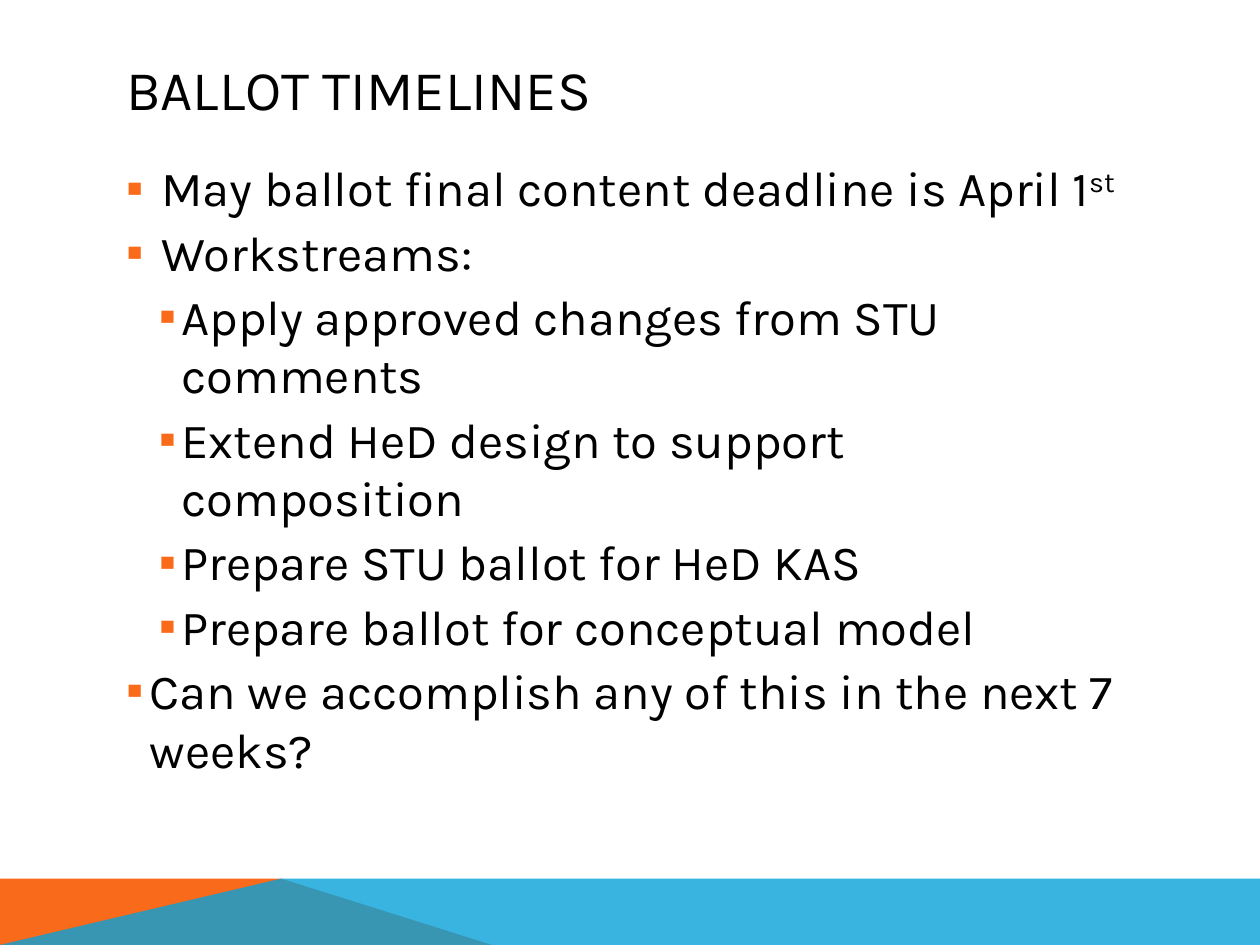
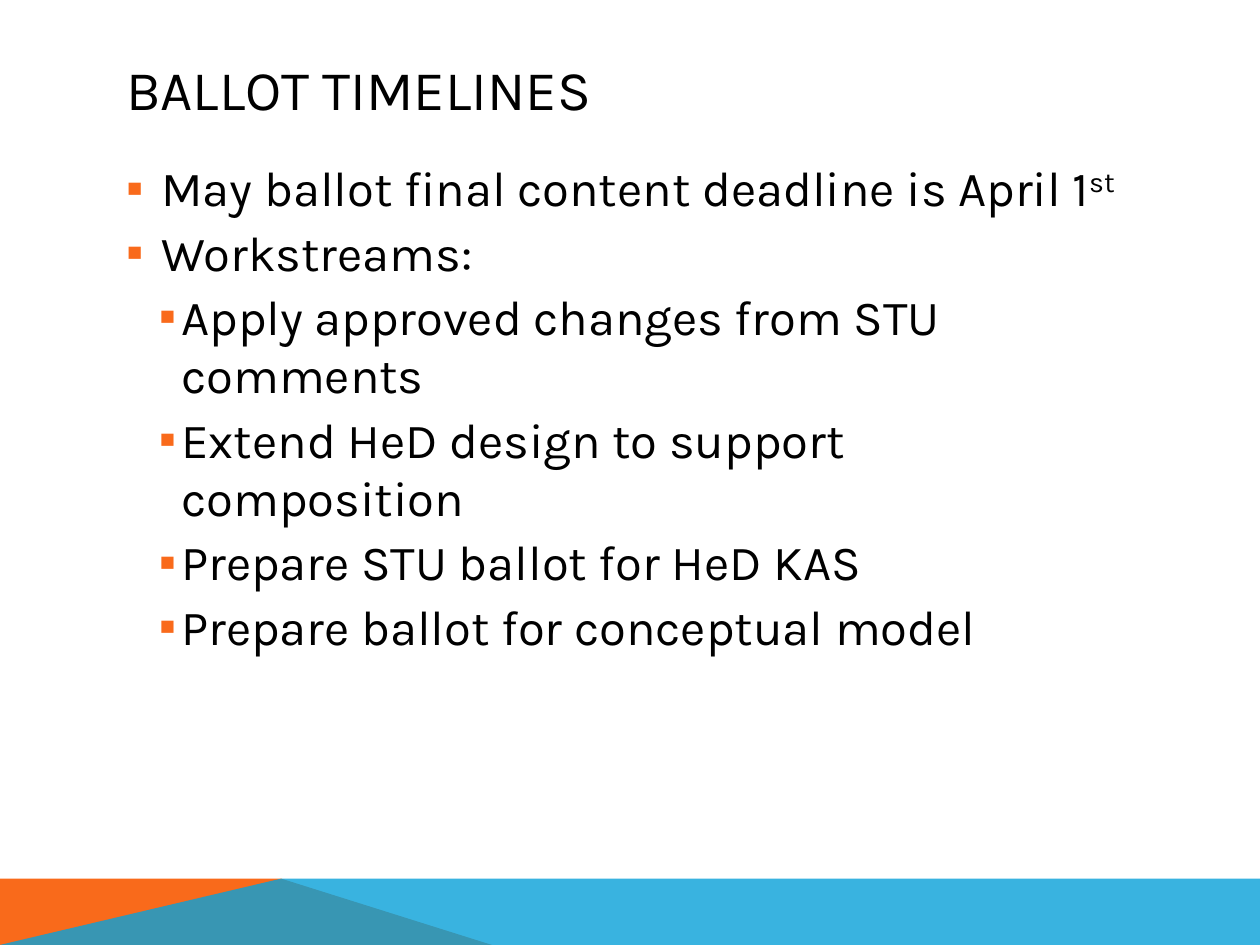
Before and after one commit to HL7/composite-knart, a slide deck: slide 14 of Documents/HL7_KNART_MSY_Jan2018.pptx (slide 8 before the commit). Drawn at 1260x945 pixels with LibreOffice and Linux fonts; fonts in the diff are those of the drawing. Boxes give left, top, right and bottom in pixels: in the first picture for what was removed or moved away, otherwise in the second. Text is boxed around its words. In the diff, an @@ line names an element or a change of style, - is before the commit and + after.

Commit message:
fix typo in schema and update powerpoint

```diff
--- a/Documents/HL7_KNART_MSY_Jan2018.pptx
+++ b/Documents/HL7_KNART_MSY_Jan2018.pptx
@@ text at (x1=150, y1=675, x2=1113, y2=769): paragraph removed @@
-  ▪ Can we accomplish any of this in the next 7 weeks?
```
Also in this commit, not shown: 3 other slides changed, 8 slides added, 1 slide removed, 1 other file.
